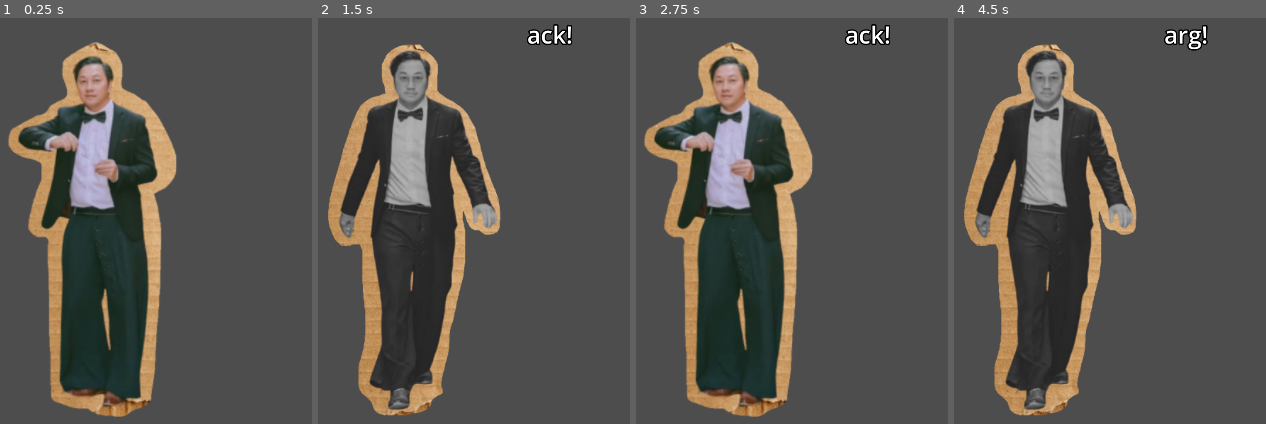
Above: before the commit, frames 1-4 (left to right).
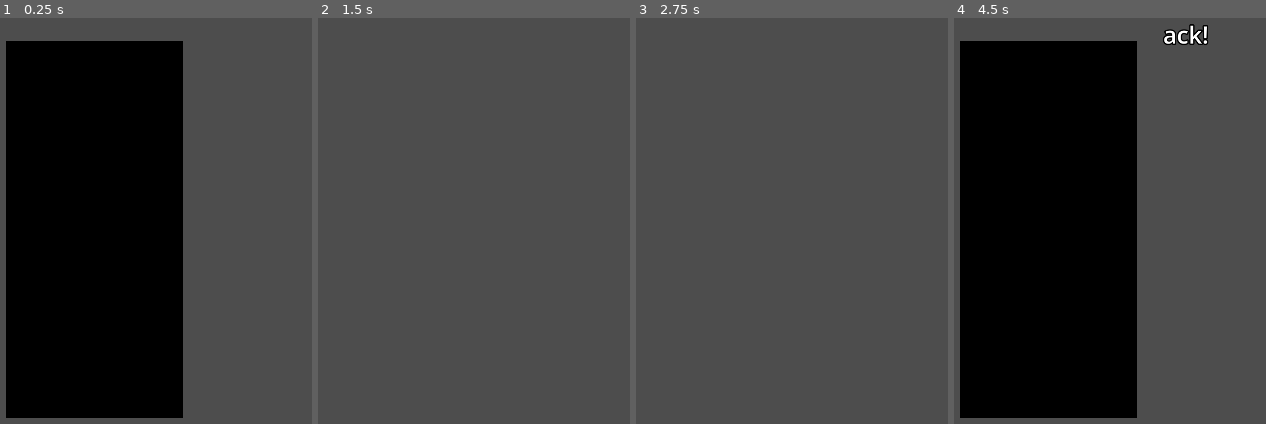
Above: after the commit, the same moments.

Repository: kylepfurey/Godotions
Game: Godot game, scene res://enemies/goon_scene.tscn
The game is run twice, just before and just after one commit, with the same random seed, the same clock (stepped at 60 frames per second) and the same inputs. This scene is started directly instead of the project's main scene.
Inputs:
- Up to frame 1 (0.25 s): no input
- Up to frame 2 (1.5 s): tap Enter at 0.5 s; hold J (test_hit) 0.53-1.28 s; tap Space at 1.25 s; tap J (test_hit) at 1.35 s
- Up to frame 3 (2.75 s): tap Enter at 2 s; hold J (test_hit) from 2.03 s (still down)
- Up to frame 4 (4.5 s): tap Space at 2.75 s; release J (test_hit) at 2.78 s; tap J (test_hit) at 2.85, 4.35 s; tap Enter at 3.5 s; hold J (test_hit) 3.53-4.28 s

The runs differ from the first frame. In frame 1, 53% of the frame differs, in the area x 1-59%, y 5-99%; in frame 2, 28%; in frame 3, 31%; in frame 4, 53%, in the area x 1-82%, y 1-99%.

Commit message:
Splitscreen?

Diff:
--- a/godotions/enemies/goon_scene.tscn
+++ b/godotions/enemies/goon_scene.tscn
@@ -10,6 +10,8 @@
 transform = Transform3D(1, 0, 0, 0, 1, 0, 0, 0, 1, 0, 0.32649016, 4.1270857)
 
 [node name="Sprite3D" type="Sprite3D" parent="." unique_id=583331847]
+transparent = false
+shaded = true
 texture = ExtResource("2_wurbs")
 script = ExtResource("1_ou511")
 idle_sprite = ExtResource("2_wurbs")
--- a/godotions/project.godot
+++ b/godotions/project.godot
@@ -22,6 +22,7 @@
 [autoload]
 
 PointManager="*uid://b0rge80trgsn4"
+Splitscreen="*uid://dn2gele14t8vx"
 
 [input]
 
--- /dev/null
+++ b/godotions/splitscreen.gd
@@ -0,0 +1,39 @@
+extends Node
+
+var parent_window : Window
+var child_window : Window
+
+func _ready():
+	print("Splitscreen._ready()")
+	parent_window = get_window()
+	parent_window.title = "Player 1"
+	parent_window.position = Vector2.ZERO
+	parent_window.size = Vector2(1920, 1080)
+	parent_window.unresizable = false
+	parent_window.transient = true
+	await get_tree().create_timer(1.0).timeout
+	split()
+	await get_tree().create_timer(3.0).timeout
+	combine()
+
+func split() -> Window:
+	if child_window:
+		return child_window
+	print("Splitscreen.split()")
+	child_window = Window.new()
+	add_child(child_window)
+	child_window.show()
+	child_window.title = "Player 2"
+	child_window.position = parent_window.position
+	child_window.size = parent_window.size
+	child_window.unresizable = parent_window.unresizable
+	child_window.transient = true
+	child_window.world_2d = parent_window.world_2d
+	child_window.world_3d = parent_window.world_3d
+	return child_window
+
+func combine():
+	print("Splitscreen.combine()")
+	if is_instance_valid(child_window):
+		child_window.queue_free()
+	child_window = null
Binary file added: godotions/enemies/goon_two.png
Not shown, added: godotions/enemies/goon_two.png.import
Binary file added: godotions/enemies/goon_two_hit.png
Not shown, added: godotions/enemies/goon_two_hit.png.import
Not shown, added: godotions/splitscreen.gd.uid
